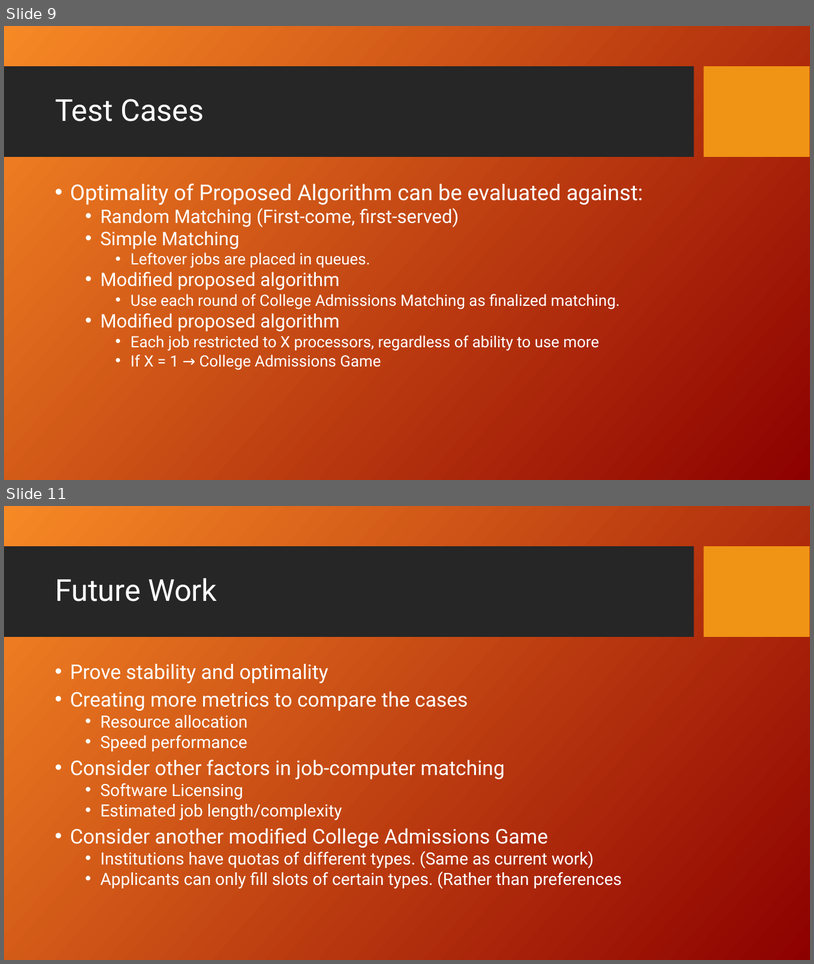
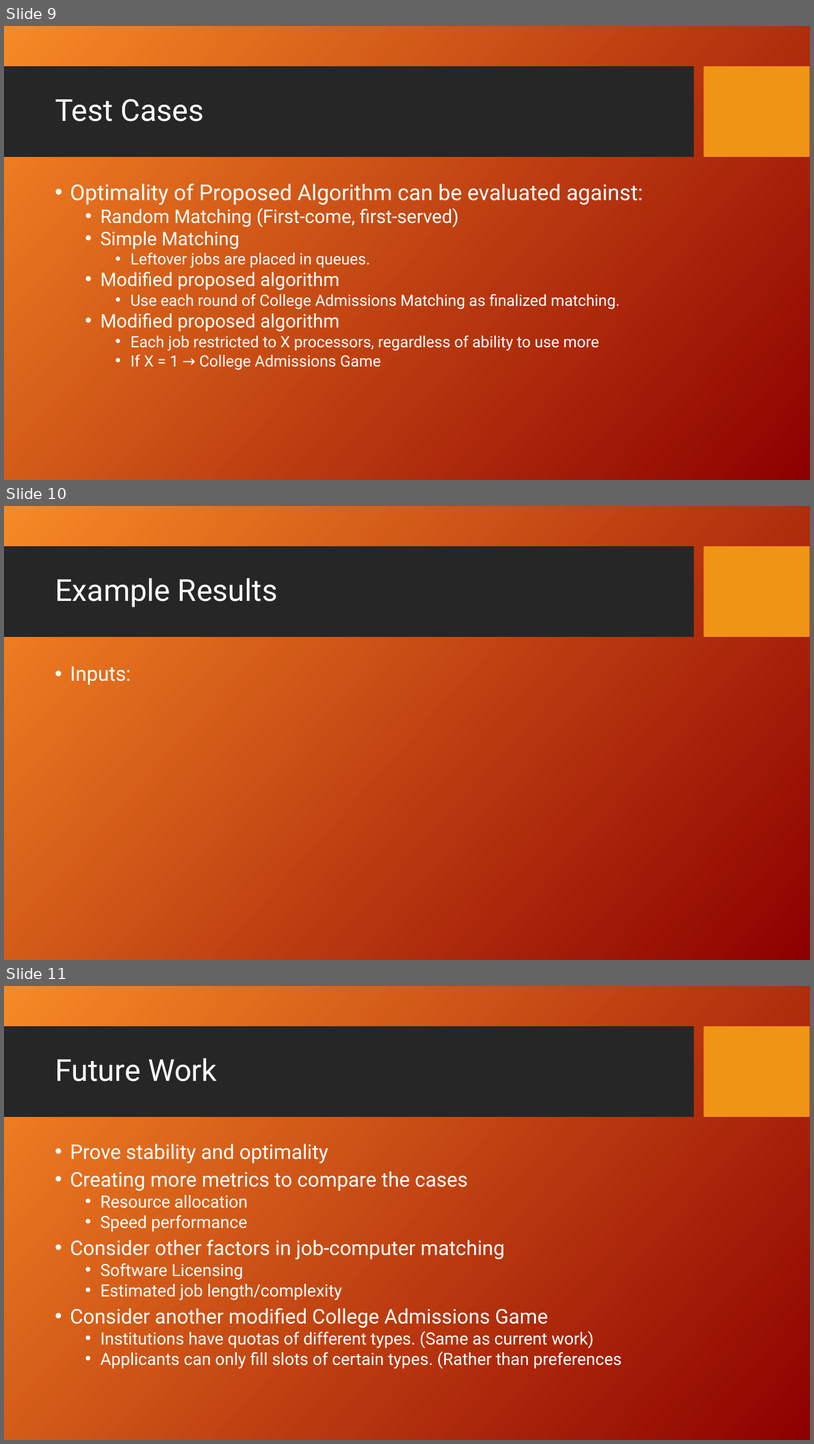
Before and after one commit to fmromano/GameTheoryProject, a slide deck: Paper/MatchingJobsPresentation_KH_FR.ppt. Shown one above the other, each under a label of ours: slides 9 and 11 before the commit, slides 9, 10 and 11 after it; the slides between them are not shown. The pictures are 814x964 and 814x1444 pixels, drawn with LibreOffice and Linux fonts; fonts in the diff are those of the drawing; background and template pictures are left out. Boxes give left, top, right and bottom in pixels: in the first picture for what was removed or moved away, otherwise in the second. Text is boxed around its words. In the diff, an @@ line names an element or a change of style, - is before the commit and + after.

Commit message:
Updated Powerpoint
Results section is left.

```diff
--- a/Paper/MatchingJobsPresentation_KH_FR.ppt
+++ b/Paper/MatchingJobsPresentation_KH_FR.ppt
@@ slide 10 added at bbox=[4, 506, 810, 960], background picture (left out); not listed: 2 template elements that a slide beside it also shows @@
@@ title added at bbox=[55, 578, 278, 607], 36 pt, text #FFFFFF @@
+Example Results
@@ text added at bbox=[70, 666, 131, 685], 24 pt, text #FFFFFF @@
+• Inputs:
```
Also in this commit, not shown: 2 slides changed, 1 other slide added, 2 slides removed.
